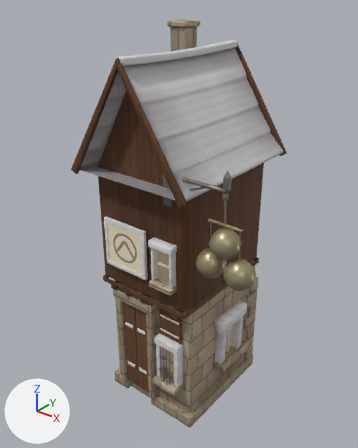
The glTF model public/themes/medieval-castle-v2/models/building/protocol.gondi.glb, before and after one commit.
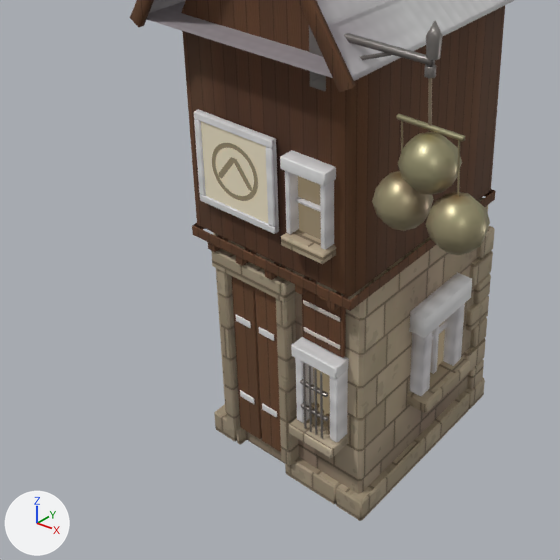
Each version is shown whole from a 50 mm camera at (5.24, -6.63, 7.78) aimed at (0.08, -0.18, 3.78), then close up on the part from 1% to 82% of the width and 36% to 100% of the height. The axes (+X, +Y, +Z) are drawn at lower left. The lights are the same throughout. The first two pictures are the older version. Where no turn or scale is listed for an object, it has been applied to the vertices. Vertices at exactly the same position are counted once.

Names of what the first close-up shows: 'balls', 'building.protocol.gondi.mesh', 'door.l', 'door.r', 'logo', 'shutter' and 1 more.
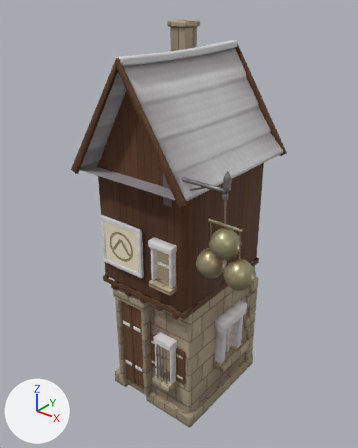
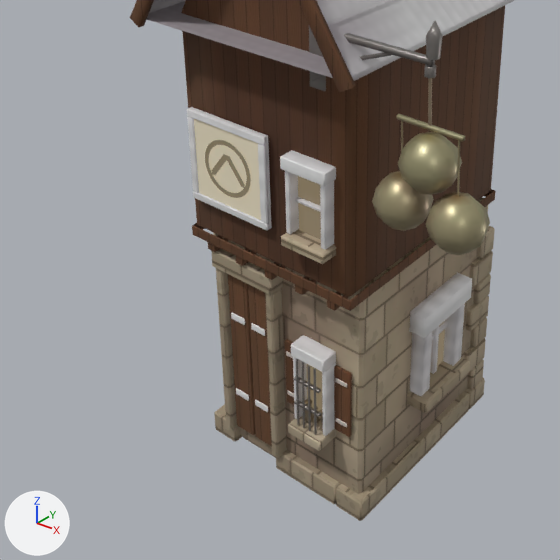
Changed parts and their boxes [x1, y1, x2, y2] in the close-ups (560 x 560 px; the box of a moved part takes in the faces that stretch with it):
'logo', moved
    before: [194, 109, 279, 234]
    after: [187, 107, 272, 231]
'door.l', moved
    before: [231, 276, 262, 439]
    after: [228, 274, 256, 435]
'shutter', deleted (brown)
    before: [302, 291, 346, 358]
    faces in mat_timber: [302, 291, 346, 358]
    faces in mat_trim: [303, 300, 340, 349]
'shutter.r', added (brown)
    after: [334, 365, 352, 437]
    faces in mat_timber: [334, 365, 352, 437]
'shutter.l', added (brown)
    after: [285, 339, 294, 405]
    faces in mat_timber: [285, 339, 294, 405]
part 1 of me_building_protocol_gondi, moved or reshaped
    before: [217, 269, 241, 431]
    after: [216, 268, 237, 429]
part 2 of me_building_protocol_gondi, moved or reshaped
    before: [276, 296, 299, 465]
    after: [266, 289, 287, 458]
part 3 of me_building_protocol_gondi, moved or reshaped
    before: [289, 418, 348, 458]
    after: [288, 415, 336, 451]
part 4 of me_building_protocol_gondi, moved or reshaped
    before: [314, 368, 330, 424]
    after: [306, 364, 322, 418]
part 5 of me_building_protocol_gondi, moved or reshaped
    before: [330, 370, 348, 442]
    after: [322, 363, 336, 436]
part 6 of me_building_protocol_gondi, moved or reshaped
    before: [291, 337, 349, 379]
    after: [291, 335, 336, 372]
part 7 of me_building_protocol_gondi, moved or reshaped
    before: [320, 372, 323, 438]
    after: [296, 359, 300, 425]
part 8 of me_building_protocol_gondi, added
    after: [295, 400, 321, 417]
part 9 of me_building_protocol_gondi, added
    after: [294, 376, 321, 393]
part 10 of me_building_protocol_gondi, moved or reshaped
    before: [325, 414, 330, 435]
    after: [313, 407, 319, 428]
part 11 of me_building_protocol_gondi, deleted
    before: [236, 428, 246, 444]
part 12 of me_building_protocol_gondi, deleted
    before: [300, 379, 328, 397]
part 13 of me_building_protocol_gondi, deleted
    before: [301, 403, 328, 421]
part 14 of me_building_protocol_gondi, moved or reshaped
    before: [286, 283, 325, 435]
    after: [272, 276, 323, 435]

The edits, one by one:
me_building_protocol_gondi is used by ob_building_protocol_gondi_mesh; location (0.0, 0.0, 0.0).
me_building_protocol_gondi had 1676 vertices, 2734 faces and spanned x -1.23..1.81, y -1.49..1.61, z -0.05..7.19.
me_building_protocol_gondi now has 1652 vertices, 2692 faces and spans x -1.23..1.81, y -1.49..1.61, z -0.05..7.19.
me_building_protocol_gondi part 1: the loose piece of 24 vertices spanning x -0.78..-0.64, y -1.1..-0.91, z 0.19..2.28 is scaled about its middle by (0.651, 1, 1), then moved by (-0.03, 0.0, 0.0).
me_building_protocol_gondi part 2: the loose piece of 24 vertices spanning x 0.01..0.15, y -1.1..-0.91, z 0.19..2.28 is scaled about its middle by (0.651, 1, 1), then moved by (-0.15, 0.0, 0.0).
me_building_protocol_gondi part 3: the loose piece of 24 vertices spanning x 0.25..0.81, y -1.22..-0.91, z 0.8..0.91 is scaled about its middle by (0.738, 1, 1), then moved by (-0.08, 0.0, 0.0).
me_building_protocol_gondi part 4: the loose piece of 4 vertices spanning x 0.38..0.69, y -0.97, z 0.94..1.72 is moved by (-0.09, 0.0, 0.0).
me_building_protocol_gondi part 5: the loose piece of 24 vertices spanning x 0.7..0.8, y -1.12..-0.91, z 0.92..1.72 is scaled about its middle by (0.402, 1, 1), then moved by (-0.12, 0.0, 0.0).
me_building_protocol_gondi part 6: the loose piece of 24 vertices spanning x 0.25..0.81, y -1.15..-0.91, z 1.72..1.86 is scaled about its middle by (0.738, 1, 1), then moved by (-0.08, 0.0, 0.0).
me_building_protocol_gondi part 7: the loose piece of 14 vertices spanning x 0.63..0.65, y -1.17..-1.15, z 0.93..1.73 is moved by (-0.3, 0.0, 0.0).
me_building_protocol_gondi part 8: a new loose piece, a box spanning x 0.296..0.601, y -1.159..-1.123, z 1.167..1.197, in mat_metal.
me_building_protocol_gondi part 9: a new loose piece, a box spanning x 0.296..0.601, y -1.159..-1.123, z 1.462..1.492, in mat_metal.
me_building_protocol_gondi part 10: the loose piece of 25 vertices spanning x 0.6..0.67, y -1.08..-1.03, z 0.92..1.14 is moved by (-0.15, 0.0, 0.0).
me_building_protocol_gondi part 11: the loose piece of 24 vertices spanning x -0.7..-0.63, y -1.04..-0.71, z -0.05..0.22 is deleted.
me_building_protocol_gondi part 12: the loose piece of 8 vertices spanning x 0.37..0.7, y -1.16..-1.12, z 1.46..1.49 is deleted.
me_building_protocol_gondi part 13: the loose piece of 8 vertices spanning x 0.37..0.7, y -1.16..-1.12, z 1.17..1.2 is deleted.
me_building_protocol_gondi part 14: 74 vertices moved from x 0.01..0.58, y -1.17..-0.71, z -0.05..2.5 to x -0.12..0.57, y -1.17..-0.71, z -0.05..2.5; 51 vertices removed from x 0.27..0.59, y -1.17..-0.92, z 0.92..1.73; 51 vertices added at x 0.24..0.58, y -1.17..-0.92, z 0.92..1.73.
Other edits to the shape of me_building_protocol_gondi do not show in these pictures.
Mesh me_shutter_r is new.
It has 72 vertices, 128 faces and spans x 0.01..0.202, y 0.092..0.143, z -0.389..0.389.
Faces by material slot: [44, 84].
It uses material mat_timber.
It uses material mat_trim.
Mesh me_shutter_l is new.
It has 72 vertices, 128 faces and spans x -0.202..-0.01, y 0.092..0.143, z -0.389..0.389.
Faces by material slot: [44, 84].
It uses material mat_timber.
It uses material mat_trim.
Object 'door.l' (ob_door_l) moves from (-0.62, -1.01, 0.22) to (-0.68, -1.01, 0.22).
Object 'logo' (ob_logo) moves from (-0.32, -1.15, 3.57) to (-0.41, -1.15, 3.57).
Object 'shutter' (ob_shutter) is deleted.
Object 'shutter.r' (ob_shutter_r) is new; it shows me_shutter_r.
Its location is (0.65, -1.11, 1.33).
Object 'shutter.l' (ob_shutter_l) is new; it shows me_shutter_l.
Its location is (0.24, -1.11, 1.33).
